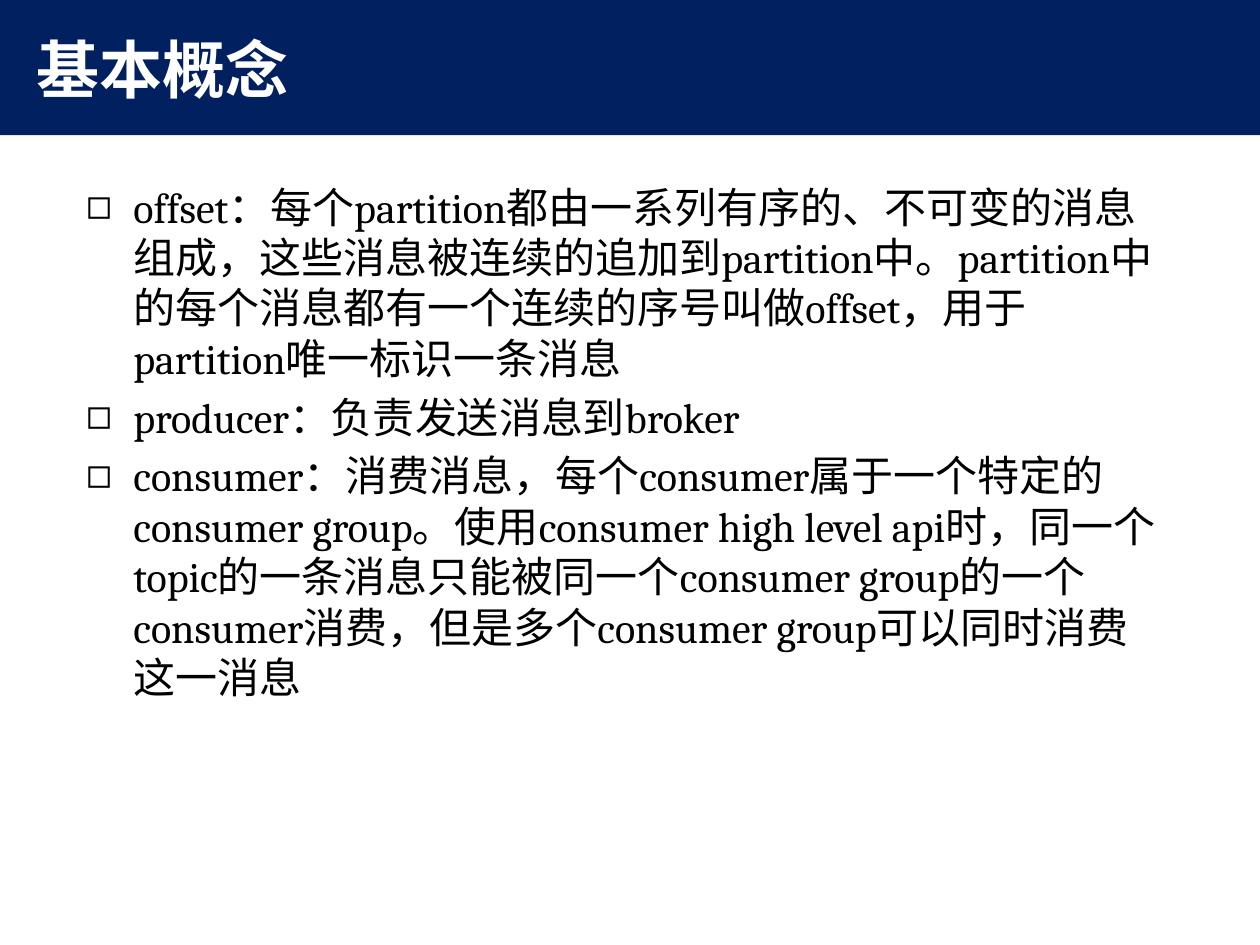
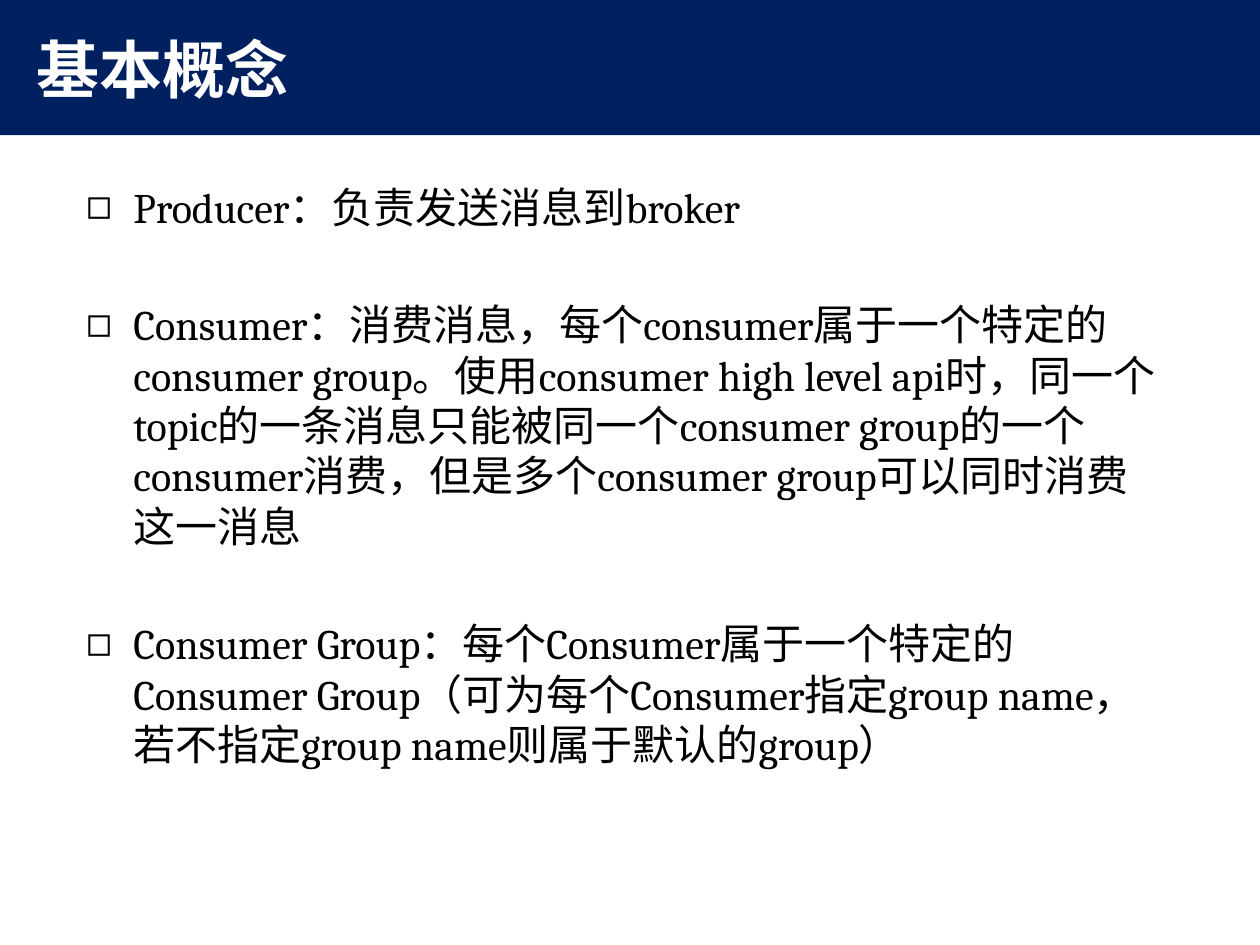
Before and after one commit to MyXOF/kafka, a slide deck: slide 7 of doc/kafka.pptx (slide 8 before the commit). Drawn at 1260x945 pixels with LibreOffice and Linux fonts; fonts in the diff are those of the drawing; background and template pictures are left out. Boxes give left, top, right and bottom in pixels: in the first picture for what was removed or moved away, otherwise in the second. Text is boxed around its words. In the diff, an @@ line names an element or a change of style, - is before the commit and + after.

Commit message:
add ppt

```diff
--- a/doc/kafka.pptx
+++ b/doc/kafka.pptx
@@ text at <box>133,187,1155,770</box>: text changed @@
-◻ offset：每个partition都由一系列有序的、不可变的消息组成，这些消息被连续的追加到partition中。partition中的每个消息都有一个连续的序号叫做offset，用于partition唯一标识一条消息
-◻ producer：负责发送消息到broker
-◻ consumer：消费消息，每个consumer属于一个特定的consumer group。使用consumer high level api时，同一个topic的一条消息只能被同一个consumer group的一个consumer消费，但是多个consumer group可以同时消费这一消息
+◻ Producer：负责发送消息到broker
+◻ Consumer：消费消息，每个consumer属于一个特定的consumer group。使用consumer high level api时，同一个topic的一条消息只能被同一个consumer group的一个consumer消费，但是多个consumer group可以同时消费这一消息
+◻ Consumer Group：每个Consumer属于一个特定的Consumer Group（可为每个Consumer指定group name，若不指定group name则属于默认的group）
```
Also in this commit, not shown: 3 other slides changed, 2 slides added, 1 slide removed.
